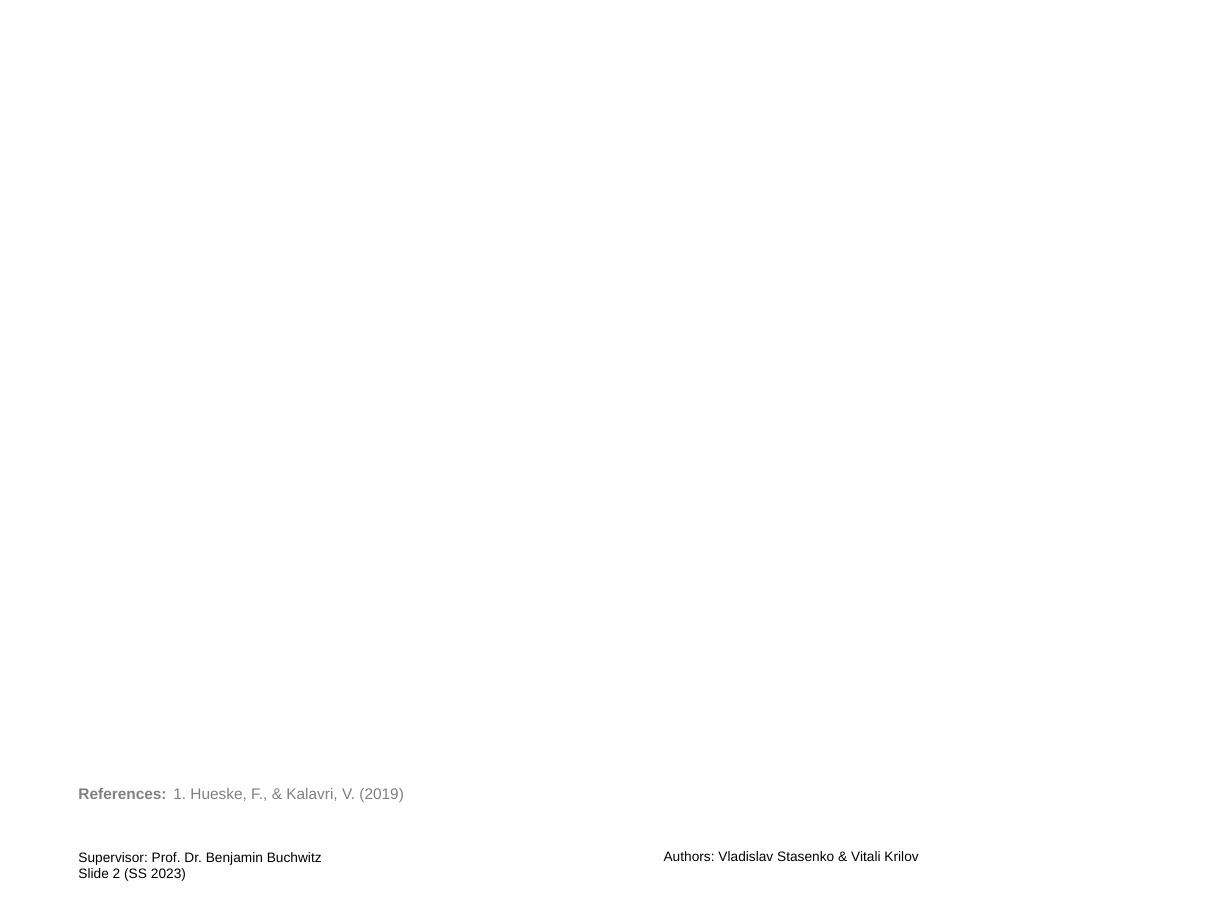
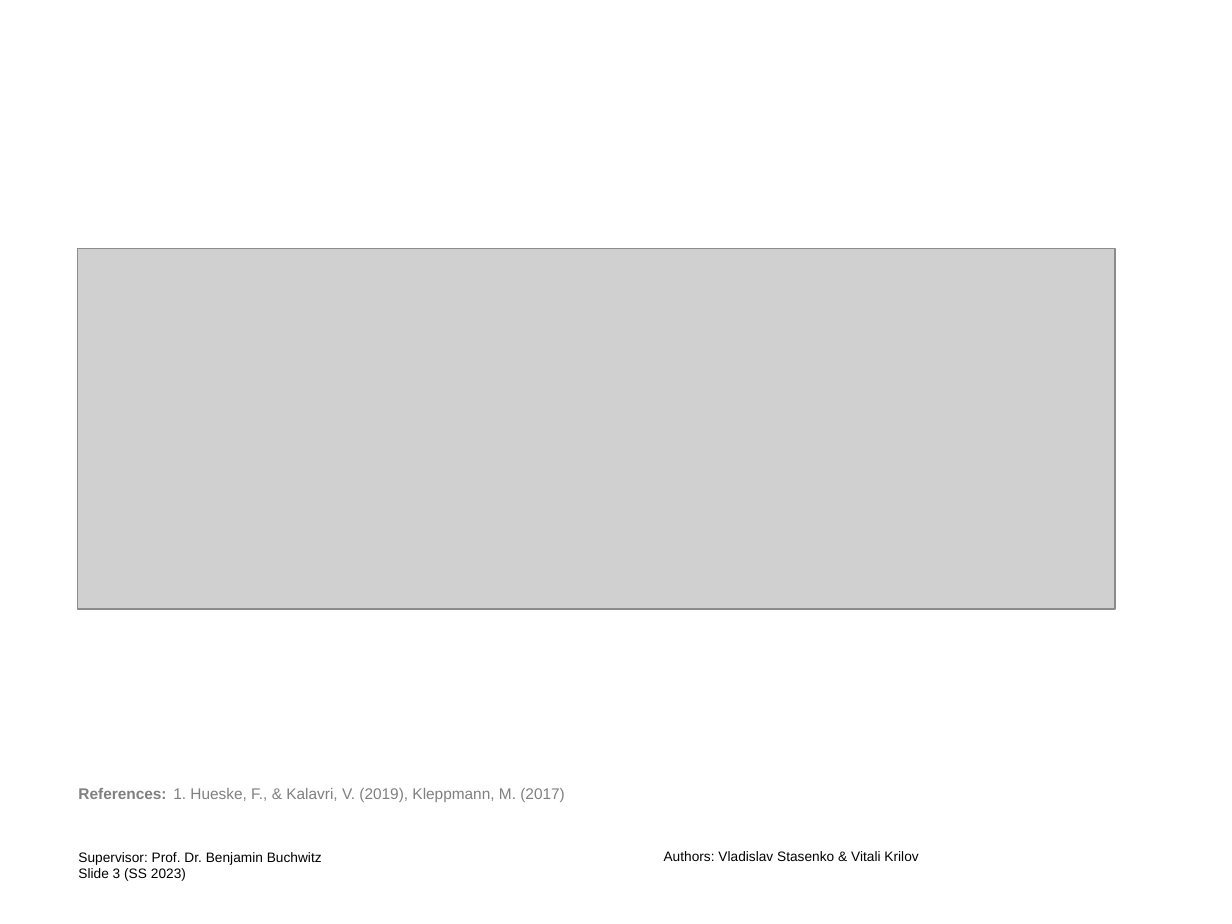
Before and after one commit to vladislabv/stream-processing, a slide deck: slide 3 of content/presentation/Vitali-Presentation-Stream-Processing.pptx (slide 2 before the commit). Drawn at 1232x924 pixels with LibreOffice and Linux fonts; fonts in the diff are those of the drawing; grey boxes stand for pictures; background and template pictures are left out. Boxes give left, top, right and bottom in pixels: in the first picture for what was removed or moved away, otherwise in the second. Text is boxed around its words. In the diff, an @@ line names an element or a change of style, - is before the commit and + after.

```diff
--- a/content/presentation/Vitali-Presentation-Stream-Processing.pptx
+++ b/content/presentation/Vitali-Presentation-Stream-Processing.pptx
@@ picture added at (78,249,1115,610) @@
@@ text at (173,788,565,802): text changed @@
-1. Hueske, F., & Kalavri, V. (2019)
+1. Hueske, F., & Kalavri, V. (2019), Kleppmann, M. (2017)
@@ text at (78,852,322,881): text changed @@
-Supervisor: Prof. Dr. Benjamin Buchwitz
-Slide 2 (SS 2023)
+Supervisor: Prof. Dr. Benjamin Buchwitz
+Slide 3 (SS 2023)
```
Also in this commit, not shown: 3 other slides changed, 12 slides added, 7 other files.
